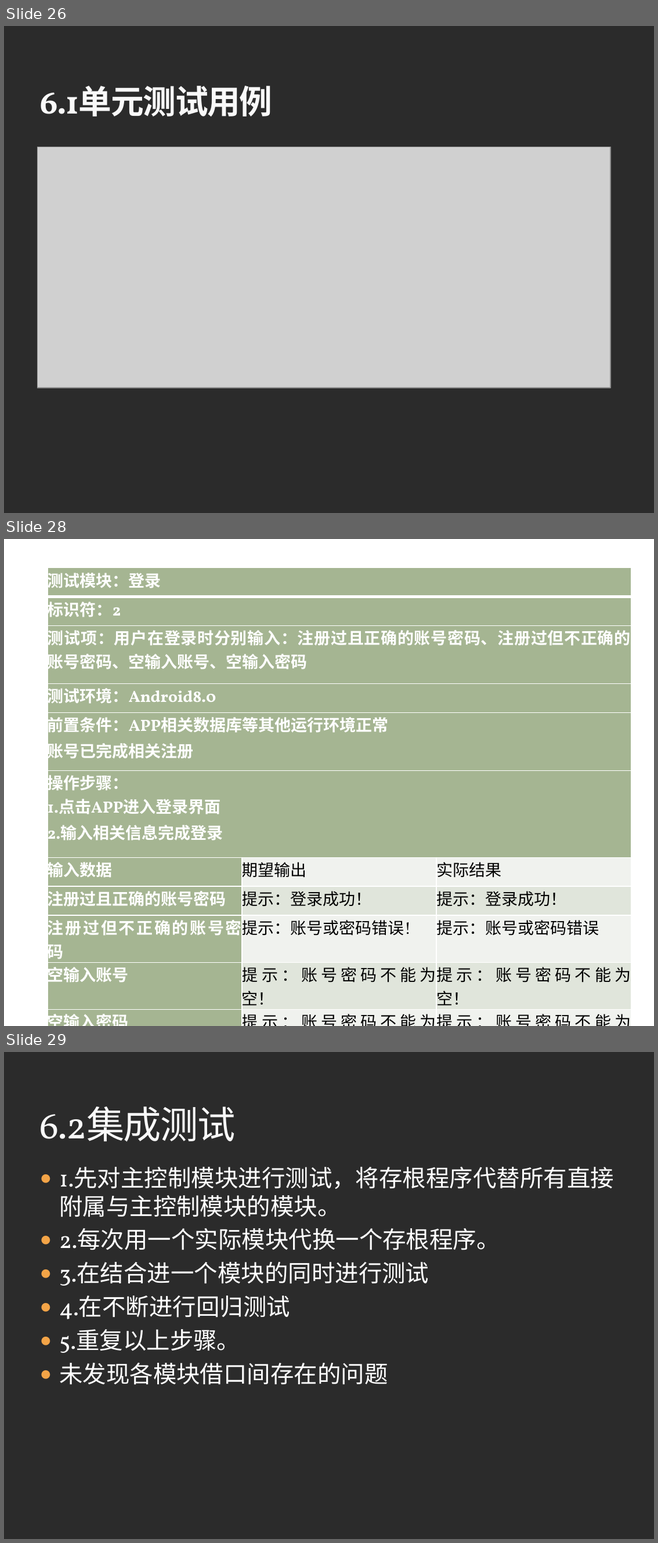
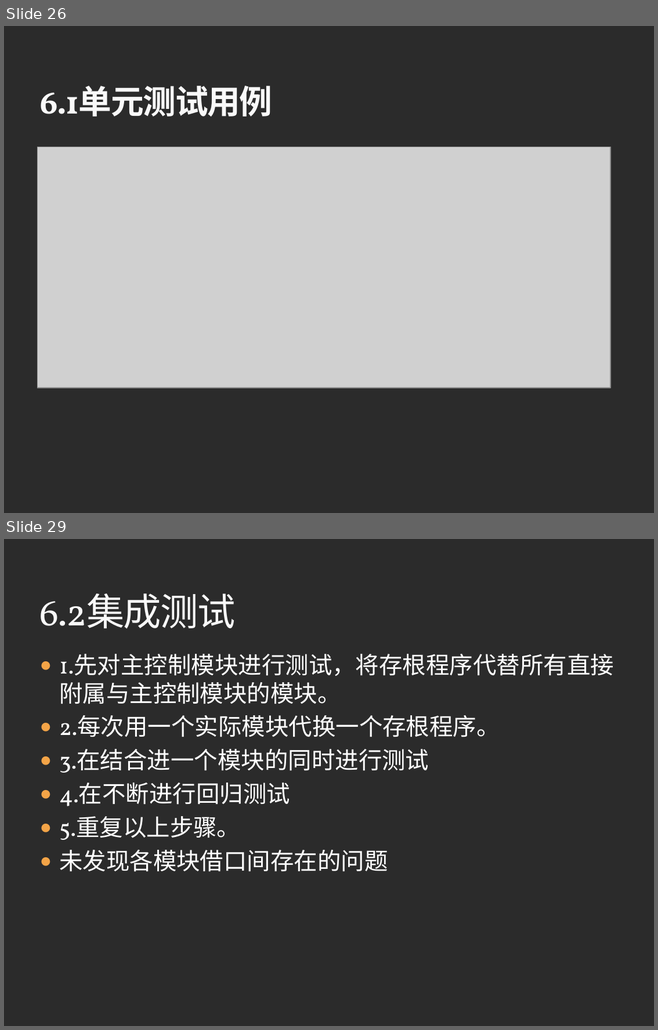
Before and after one commit to 3d-fishing/3D-app, a slide deck: 软件实现.pptx. Shown one above the other, each under a label of ours: slides 26, 28 and 29 before the commit, slides 26 and 29 after it; the slides between them are not shown. The pictures are 658x1543 and 658x1030 pixels, drawn with LibreOffice and Linux fonts; fonts in the diff are those of the drawing; grey boxes stand for pictures; background and template pictures are left out; a plain dark background stands for a picture behind light text. Boxes give left, top, right and bottom in pixels: in the first picture for what was removed or moved away, otherwise in the second. Text is boxed around its words. In the diff, an @@ line names an element or a change of style, - is before the commit and + after.

```diff
--- a/软件实现.pptx
+++ b/软件实现.pptx
@@ slide 28 removed at bbox=[4, 539, 654, 1026], background picture (left out) @@
@@ table removed at bbox=[48, 567, 630, 1008], 11 rows, 3 columns @@
-测试模块：登录 |  | 
-标识符：2 |  | 
-测试项：用户在登录时分别输入：注册过且正确的账号密码、注册过但不正确的账号密码、空输入账号、空输入密码 |  | 
-测试环境：Android8.0 |  | 
-前置条件：APP相关数据库等其他运行环境正常 / 账号已完成相关注册 |  | 
-操作步骤： / 1.点击APP进入登录界面 / 2.输入相关信息完成登录 |  | 
-输入数据 | 期望输出 | 实际结果
-注册过且正确的账号密码 | 提示：登录成功！ | 提示：登录成功！
-注册过但不正确的账号密码 | 提示：账号或密码错误! | 提示：账号或密码错误
-空输入账号 | 提示：账号密码不能为空！ | 提示：账号密码不能为空！
-空输入密码 | 提示：账号密码不能为空！ | 提示：账号密码不能为空！
```
Also in this commit, not shown: 2 slides added, 1 other slide removed.
